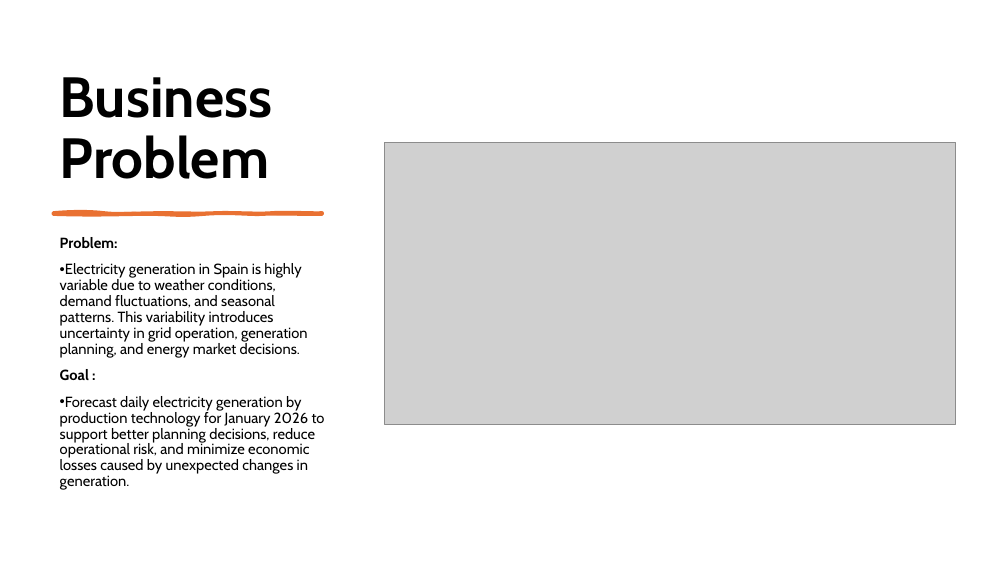
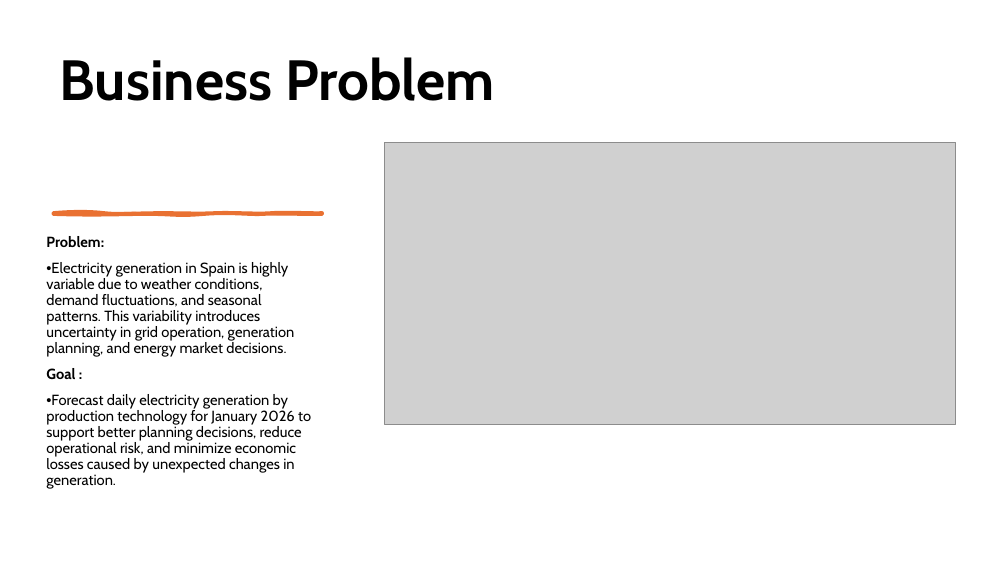
Before and after one commit to mireiamonbu/Spanish-Forecasters-MireiaMontoya-EnriqueRuiz, a slide deck: slide 4 of presentation/CapstonProject.pptx (slide 3 before the commit). Drawn at 1008x567 pixels with LibreOffice and Linux fonts; fonts in the diff are those of the drawing; grey boxes stand for pictures. Boxes give left, top, right and bottom in pixels: in the first picture for what was removed or moved away, otherwise in the second. Text is boxed around its words. In the diff, an @@ line names an element or a change of style, - is before the commit and + after.

```diff
--- a/presentation/CapstonProject.pptx
+++ b/presentation/CapstonProject.pptx
@@ title "Business Problem" rewrapped from (60,77,273,179) to (60,57,494,101) @@
@@ text "Problem:": place and size @@
-text "Problem:" at (60,237,325,490)
+text "Problem:" at (46,236,311,489)
```
Also in this commit, not shown: 7 other slides changed, 9 slides added, 2 slides removed, 59 other files.
